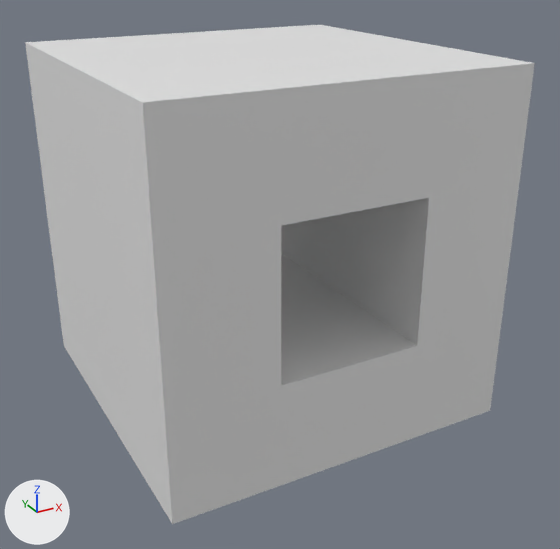
Two versions of the glTF model wireframe/holecube.glb, one commit apart.
The view is the same before and after, from a 50 mm camera at (-1.96, -3.8, 1.58) aimed at (0.05, -0.15, -0.25). The axes (+X, +Y, +Z) are drawn at lower left. The lights are the same throughout. Vertices at the same position are counted once.

Script lines for the objects in view, before the commit:
```python
me_cube = bpy.data.meshes.new('Cube')
me_cube.from_pydata(...)  # 16 vertices, 32 faces; spans x -1.0..1.0, y -1.0..1.0, z -1.0..1.0
me_cube.materials.append(mat_material)  # white #e7e7e7
ob_cube = bpy.data.objects.new('Cube', me_cube)
ob_cube.location = (0.0, 0.0, 0.0)
```
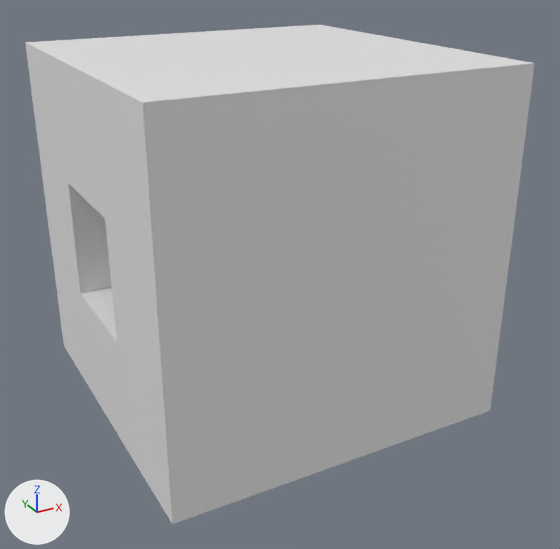
What differs and where, as boxes [x1, y1, x2, y2] in the pictures (560 x 549 px):
'Cube', reshaped, moved
    both: [25, 25, 535, 524]

Diff of the bpy script that builds the scene:
```diff
--- a/wireframe/holecube.glb.py
+++ b/wireframe/holecube.glb.py
@@ me_cube @@
 # used by ob_cube; location = (0.0, 0.0, 0.0)
-me_cube.from_pydata(...)  # 16 vertices, 32 faces; spans x -1.0..1.0, y -1.0..1.0, z -1.0..1.0
+me_cube.from_pydata(...)  # 56 vertices, 112 faces; spans x -1.0..1.0, y -1.0..1.0, z 0.0..2.0
+# me_cube part 1: the whole mesh is rebuilt
 me_cube.materials.append(mat_material)
@@ ob_cube @@
 ob_cube = bpy.data.objects.new('Cube', me_cube)
-ob_cube.location = (0.0, 0.0, 0.0)
+ob_cube.location = (0.0, 0.0, -1.0)
```
